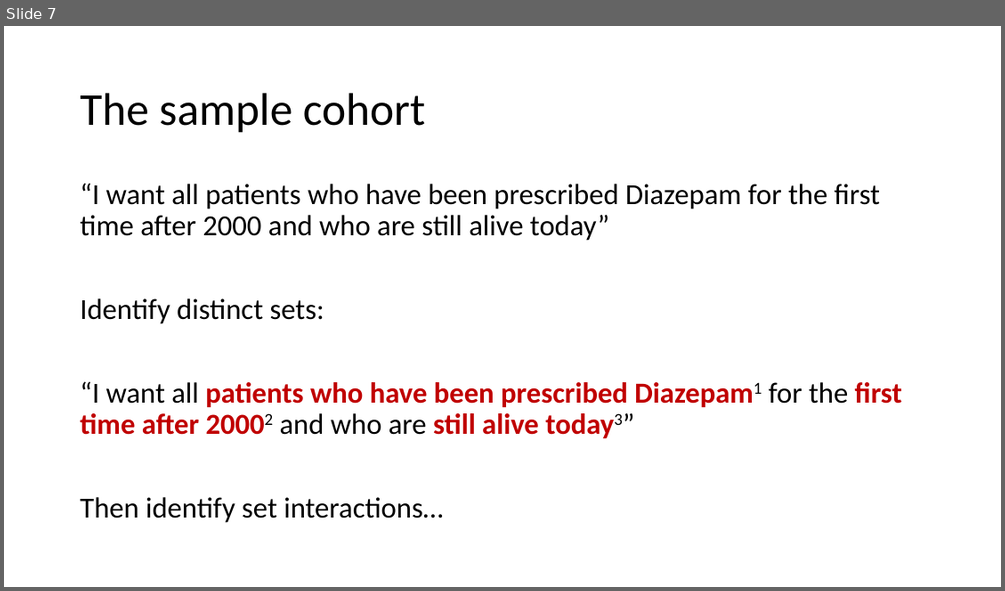
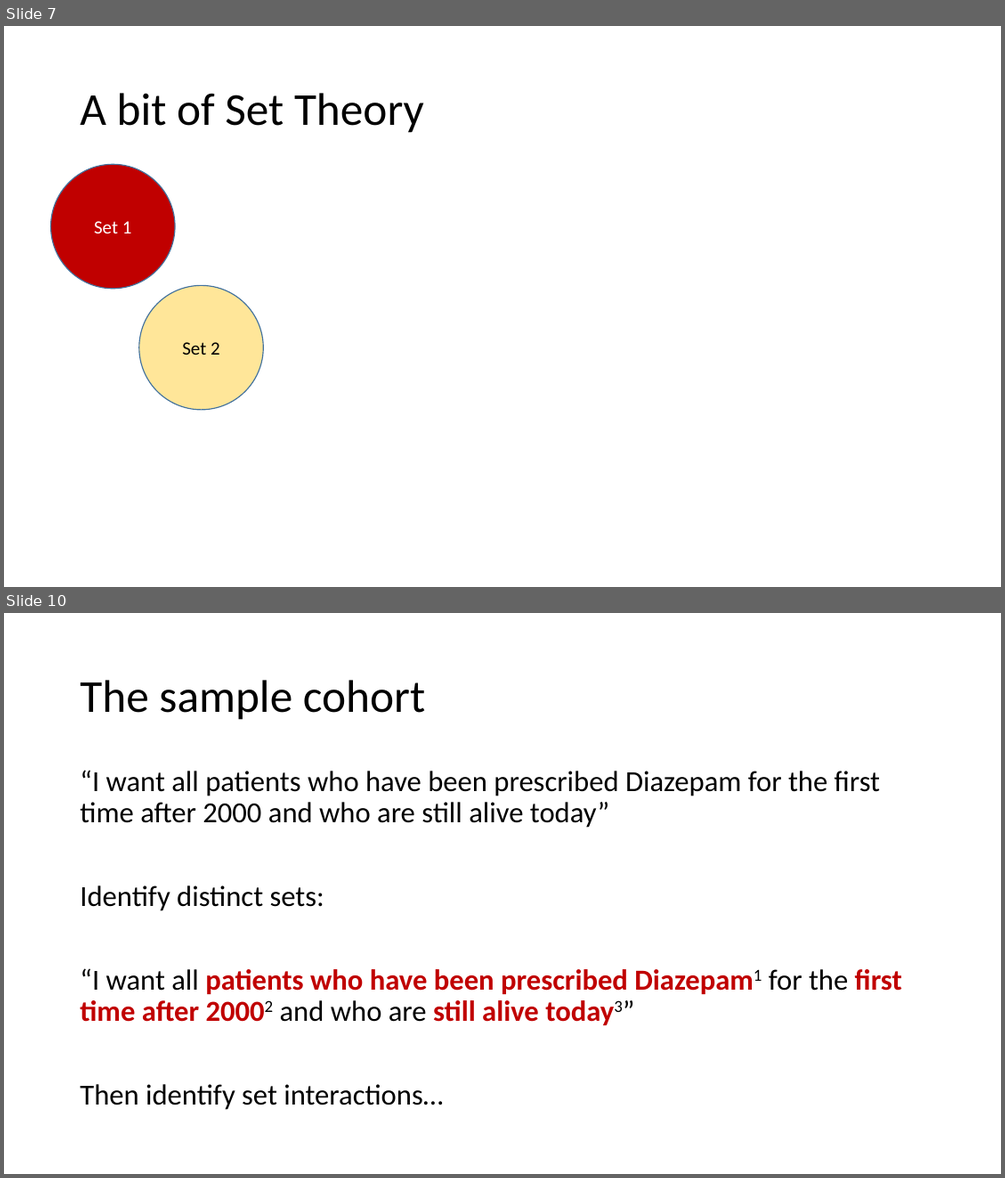
Before and after one commit to HicServices/RDMP, a slide deck: Documentation/Training/CohortBuilder.pptx. Shown one above the other, each under a label of ours: slide 7 before the commit, slides 7 and 10 after it; the slides between them are not shown. The pictures are 1005x591 and 1005x1178 pixels, drawn with LibreOffice and Linux fonts; fonts in the diff are those of the drawing; grey boxes stand for pictures. Boxes give left, top, right and bottom in pixels: in the first picture for what was removed or moved away, otherwise in the second. Text is boxed around its words. In the diff, an @@ line names an element or a change of style, - is before the commit and + after.

```diff
--- a/Documentation/Training/CohortBuilder.pptx
+++ b/Documentation/Training/CohortBuilder.pptx
@@ slide 7 added at box(4, 26, 1001, 587), background #FFFFFF @@
@@ title added at box(80, 93, 424, 133), 44 pt, text #000000 @@
+A bit of Set Theory
@@ ellipse added at box(51, 164, 175, 289), fill #C00000, outline #43739E 1 pt, 18 pt, text #FFFFFF @@
+Set 1
@@ ellipse added at box(139, 286, 264, 410), fill #FFE699, outline #43739E 1 pt, 18 pt, text #000000 @@
+Set 2
@@ what was slide 7 is now slide 10 @@
```
Also in this commit, not shown: 4 slides changed, 9 other slides added, 1 slide removed.
